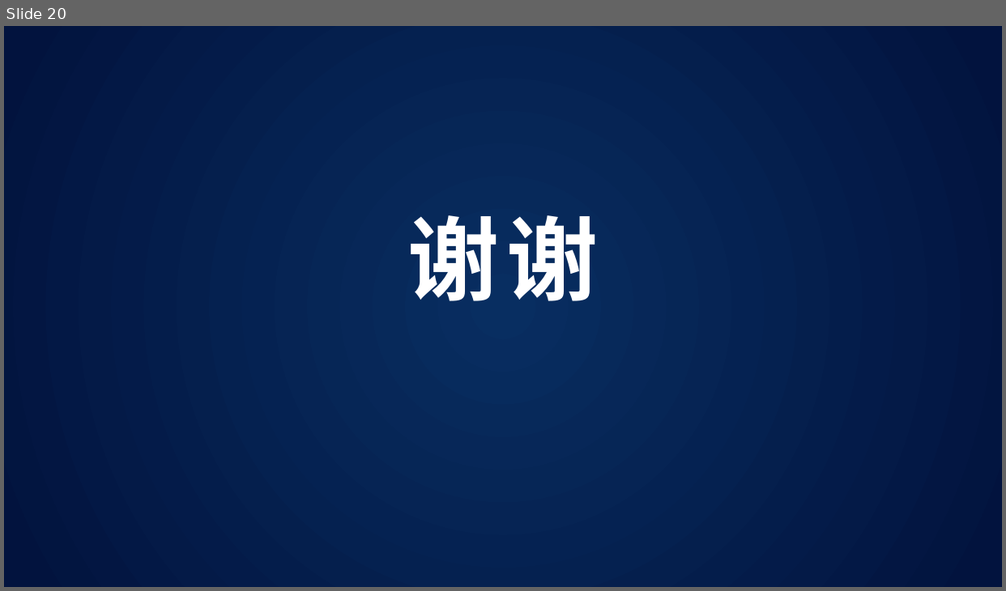
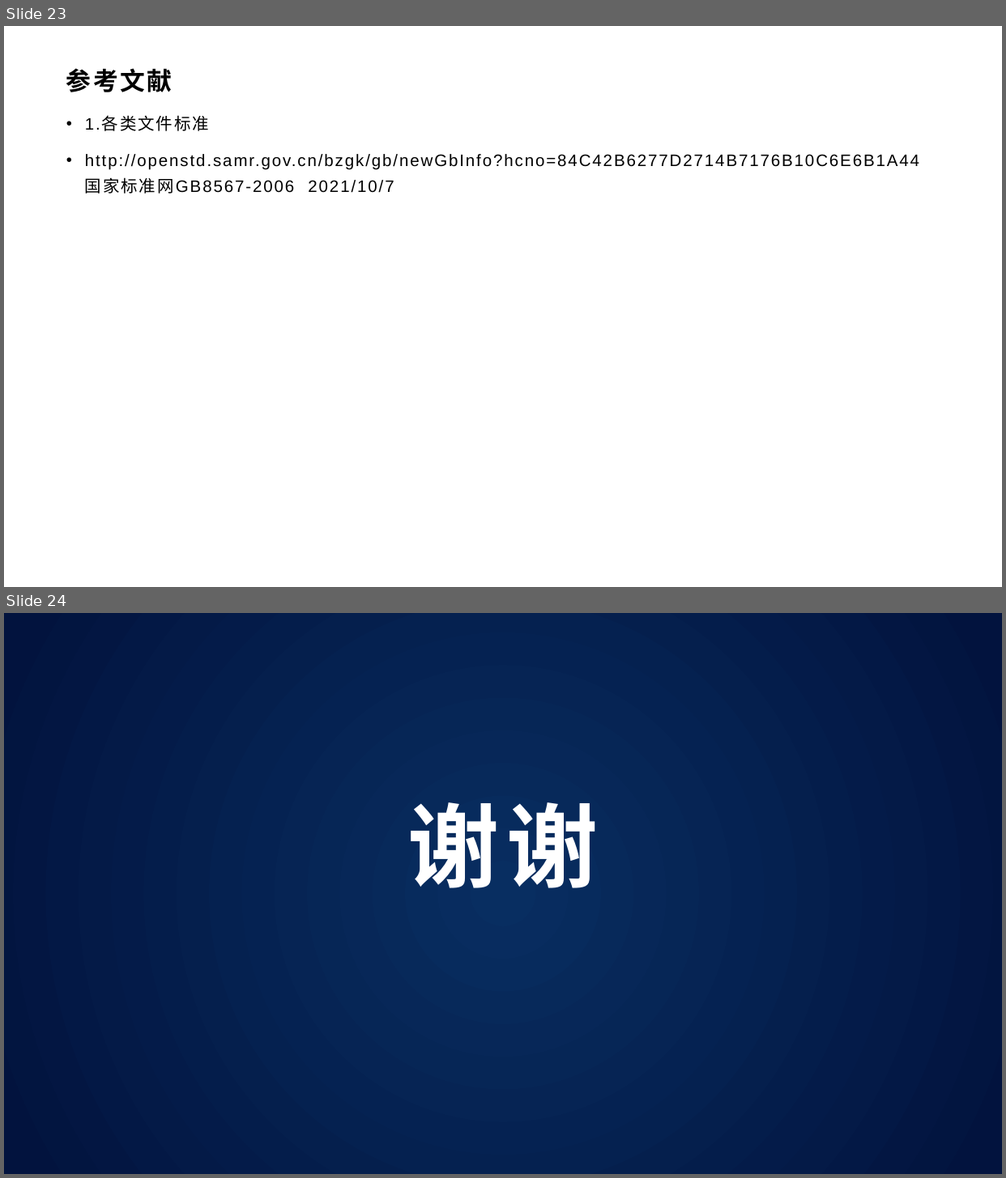
Before and after one commit to xlisses/ruang, a slide deck: 最终评审.pptx. Shown one above the other, each under a label of ours: slide 20 before the commit, slides 23 and 24 after it. The pictures are 1006x591 and 1006x1178 pixels, drawn with LibreOffice and Linux fonts; fonts in the diff are those of the drawing; background and template pictures are left out. Boxes give left, top, right and bottom in pixels: in the first picture for what was removed or moved away, otherwise in the second. Text is boxed around its words. In the diff, an @@ line names an element or a change of style, - is before the commit and + after.

```diff
--- a/最终评审.pptx
+++ b/最终评审.pptx
@@ slide 23 added at (4,26,1002,587), background #FFFFFF @@
@@ title added at (66,68,172,92), 24 pt, text #000000, bold @@
+参考文献
@@ text added at (85,117,919,193), 16 pt, text #000000 @@
+• 1.各类文件标准
+• http://openstd.samr.gov.cn/bzgk/gb/newGbInfo?hcno=84C42B6277D2714B7176B10C6E6B1A44国家标准网GB8567-2006 2021/10/7
@@ what was slide 20 is now slide 24 @@
```
Also in this commit, not shown: 4 slides changed, 5 other slides added, 2 slides removed, 20 other files.
